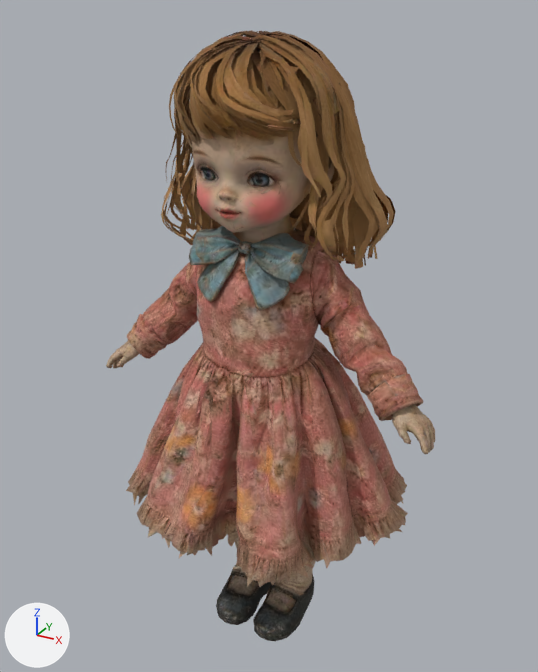
The glTF model assets/models/doll.glb: old version first, new version second.
The view is the same before and after, from a 50 mm lens placed at (0.902, -1.617, 1.746), pointed at (-0.005, 0.033, 0.921). Lighting does not change. The marker at lower left points along +X, +Y and +Z. The first picture is the older version. Vertices at exactly the same position are counted once.

Names of what the first picture shows: 'doll'.
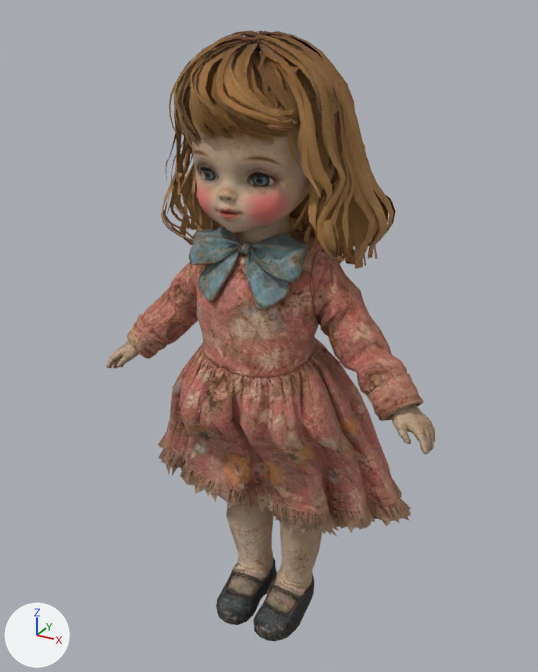
The newer file adds a shape key; the second version is drawn at full value of the shape key 'sit' of 'doll', and the change is written as the vertex moves it makes.

Edits to the bpy script that builds the scene:
```text
Change me_doll:
    used by ob_doll; location = (0.0, 0.0, 0.0)
    remove me_doll.from_pydata(...)  # 7902 vertices, 12875 faces; spans x -0.5..0.5, y -0.34..0.34, z 0.0..1.7
    add me_doll.from_pydata(...)  # 7902 vertices, 12875 faces; spans x -0.5..0.5, y -0.23..0.3, z 0.0..1.7
    me_doll part 1: 986 of 7902 vertices moved; they spanned x -0.43..0.43, y -0.34..0.34, z 0.33..0.74 and now span x -0.43..0.43, y -0.18..0.23, z 0.33..0.74; mean shift (0.0, 0.05, 0.0); largest move (-0.08, -0.34, 0.4) -> (-0.08, -0.09, 0.4)
```

Boxes [x1, y1, x2, y2] around the edits, measured in the pictures (538 x 672 px; the box of a moved part takes in the faces that stretch with it):
part 1 of me_doll, moved or reshaped: before [126, 382, 408, 588]; after [158, 382, 411, 548]
